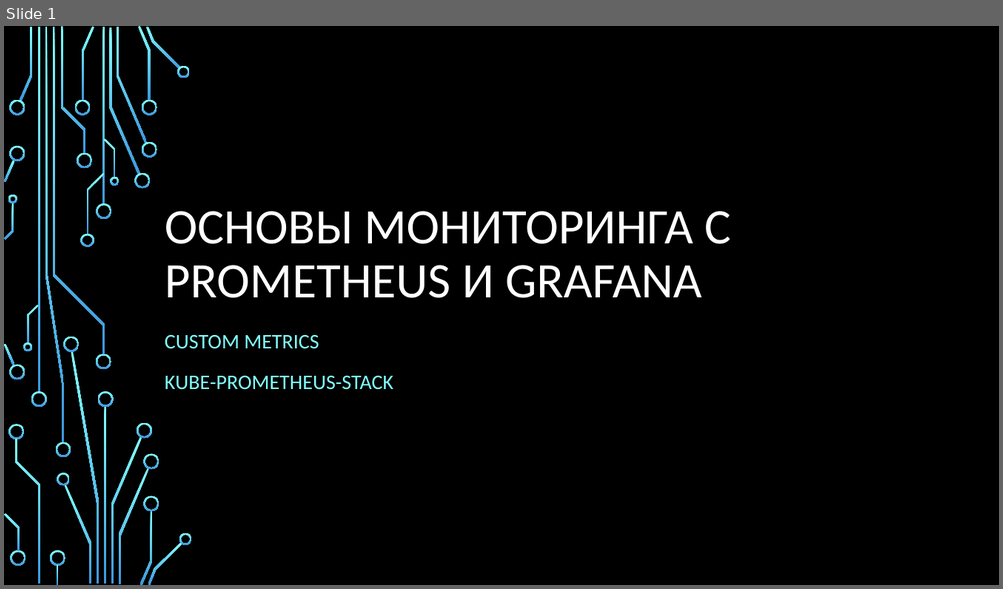
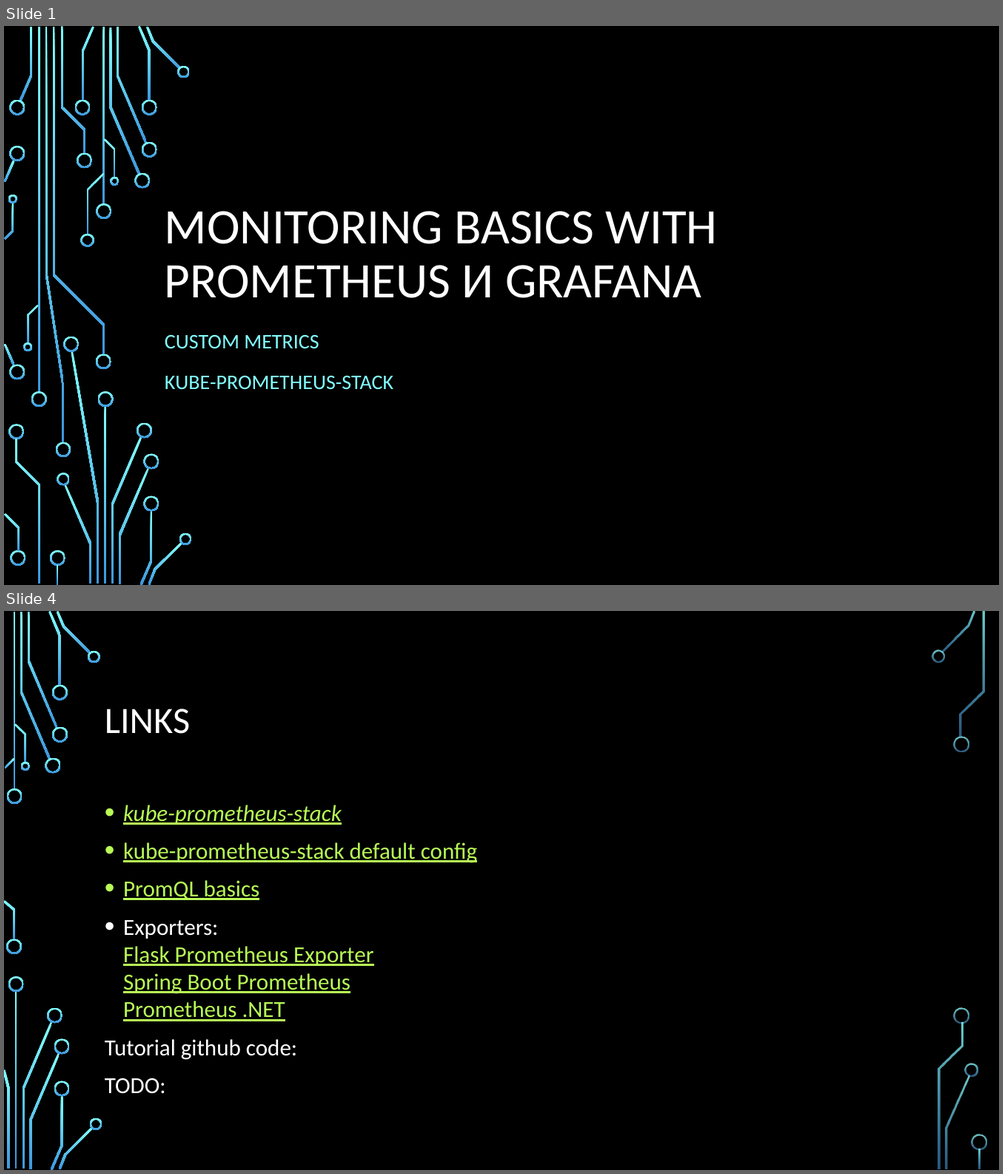
Before and after one commit to ybaryshnikova/monitoring-meetup, a slide deck: Intro slide.pptx. Shown one above the other, each under a label of ours: slide 1 before the commit, slides 1 and 4 after it; the slides between them are not shown. The pictures are 1003x589 and 1003x1174 pixels, drawn with LibreOffice and Linux fonts; fonts in the diff are those of the drawing; background and template pictures are left out. Boxes give left, top, right and bottom in pixels: in the first picture for what was removed or moved away, otherwise in the second. Text is boxed around its words. In the diff, an @@ line names an element or a change of style, - is before the commit and + after.

```diff
--- a/Intro slide.pptx
+++ b/Intro slide.pptx
@@ slide 4 added at bbox=[4, 611, 999, 1170], background picture (left out) @@
@@ title added at bbox=[105, 709, 190, 734], 36 pt, text #FFFFFF @@
+LINKS
@@ text added at bbox=[105, 805, 477, 1094], 22.2 pt, text #B8FA56, underline @@
+• kube-prometheus-stack
+• kube-prometheus-stack default config
+• PromQL basics
+• Exporters:
+  Flask Prometheus Exporter
+  Spring Boot Prometheus
+  Prometheus .NET
+Tutorial github code:
+TODO:
@@ group added at bbox=[4, 611, 987, 1170]: 33 freeform shapes, 3 rectangles @@
@@ slide 1 changed as well @@
@@ title at bbox=[165, 211, 717, 298]: text changed @@
-ОСНОВЫ МОНИТОРИНГА С PROMETHEUS И GRAFANA
+MONITORING BASICS WITH PROMETHEUS И GRAFANA
```
Also in this commit, not shown: 2 other slides added, 3 other files.
